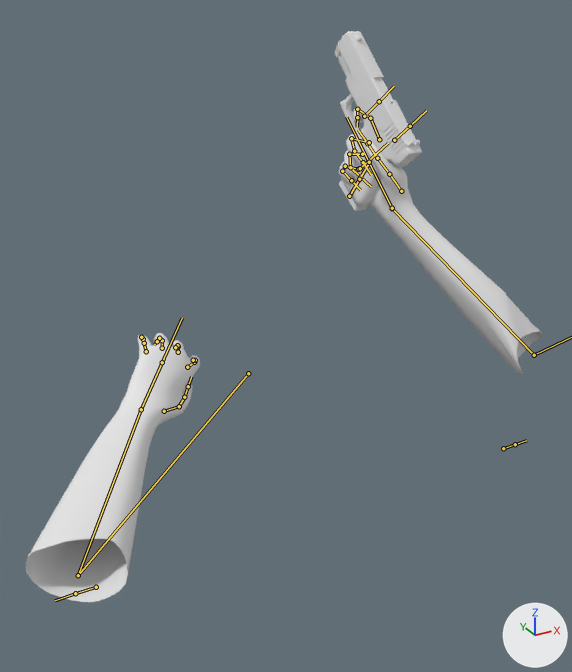
One commit to the FBX model Broken Dreams/Assets/3D Models/Weapons/G17/handgun.fbx: the scene before it, then after it.
Camera for both pictures: a 50 mm lens placed at (-19.7, -44.6, 29.3), pointed at (1.6, -5.9, 10.0). Arrows for +X, +Y and +Z are at lower right; the lights stay in place. Both versions are drawn at frame 740 of the action 'handsrig|handsrigAction'; the numbers are the values there. The bones that bend it are drawn over the model as lines.

Names of what the first picture shows: 'Cube', 'G17_Body', 'G17_Mag', 'G17_Slide'.
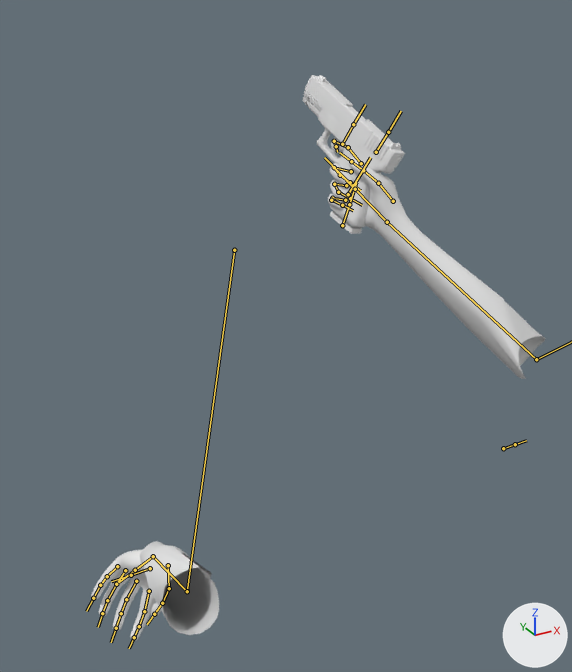
Pixel boxes (x1, y1, x2, y2) of what changed, in the pictures (572 x 672 px):
'Cube', posed (12% narrower): before (25, 106, 543, 602); after (91, 137, 546, 641)
'G17_Body', posed (18% wider, 15% shorter): before (335, 45, 418, 207); after (303, 90, 401, 228)
'G17_Slide', posed (19% wider, 30% shorter): before (338, 31, 422, 164); after (305, 75, 405, 168)
'G17_Mag', posed: before (339, 180, 366, 211); after (330, 211, 362, 234)
'G17_Trigger', posed: before (358, 116, 364, 122); after (331, 142, 344, 152)
bone 'forearm.L.001', root to tip: before (534, 355) to (392, 208); after (536, 359) to (387, 222)
bone 'hand.L', root to tip: before (392, 208) to (356, 137); after (387, 222) to (337, 171)
bone 'forearm.R', root to tip: before (248, 373) to (78, 575); after (234, 250) to (187, 591)
bone 'forearm.R.001', root to tip: before (78, 575) to (141, 409); after (187, 591) to (153, 556)
bone 'hand.R', root to tip: before (141, 409) to (164, 358); after (153, 556) to (133, 571)
bone 'fi1.R', root to tip: before (187, 367) to (194, 362); after (149, 591) to (144, 611)
bone 'fm1.R', root to tip: before (178, 352) to (178, 346); after (136, 581) to (126, 599)
bone 'fr1.R', root to tip: before (162, 348) to (162, 340); after (125, 570) to (116, 584)

Patch to the scene script:
```diff
--- a/Broken Dreams/Assets/3D Models/Weapons/G17/handgun.fbx.py
+++ b/Broken Dreams/Assets/3D Models/Weapons/G17/handgun.fbx.py
@@ bone_forearm_l @@
 bone_forearm_l = bpy.data.objects['handsrig'].pose.bones['forearm.L']
-bone_forearm_l.rotation_quaternion = (0.995, 0.043, 0.056, -0.067)  # degrees (5, 7, -7)
+bone_forearm_l.rotation_quaternion = (0.996, 0.033, 0.052, -0.068)  # degrees (3, 6, -8)
@@ bone_forearm_l_001 @@
 bone_forearm_l_001 = bpy.data.objects['handsrig'].pose.bones['forearm.L.001']  # child of 'forearm.L'
-bone_forearm_l_001.rotation_quaternion = (0.728, 0.339, 0.317, 0.505)  # degrees (55, 7, 73)
+bone_forearm_l_001.rotation_quaternion = (0.746, 0.322, 0.32, 0.488)  # degrees (53, 9, 71)
@@ bone_hand_l @@
 bone_hand_l = bpy.data.objects['handsrig'].pose.bones['hand.L']  # child of 'forearm.L.001'
-bone_hand_l.rotation_quaternion = (0.954, -0.01, 0.301, -0.013)  # degrees (-2, 35, -2)
+bone_hand_l.rotation_quaternion = (0.908, -0.046, 0.388, -0.153)  # degrees (-16, 44, -26)
@@ bone_forearm_r @@
 bone_forearm_r = bpy.data.objects['handsrig'].pose.bones['forearm.R']
-bone_forearm_r.location = (3.71, 0.09, -0.03)
-bone_forearm_r.rotation_quaternion = (0.987, -0.084, -0.017, 0.138)  # degrees (-10, -1, 16)
+bone_forearm_r.location = (8.51, 8.38, 7.86)
+bone_forearm_r.rotation_quaternion = (0.884, -0.443, 0.005, 0.148)  # degrees (-52, 8, 15)
@@ bone_forearm_r_001 @@
 bone_forearm_r_001 = bpy.data.objects['handsrig'].pose.bones['forearm.R.001']  # child of 'forearm.R'
-bone_forearm_r_001.rotation_quaternion = (0.85, 0.349, -0.033, -0.394)  # degrees (39, 13, -45)
+bone_forearm_r_001.rotation_quaternion = (0.535, 0.126, -0.697, -0.46)  # degrees (90, -39, -121)
@@ bone_hand_r @@
 bone_hand_r = bpy.data.objects['handsrig'].pose.bones['hand.R']  # child of 'forearm.R.001'
-bone_hand_r.rotation_quaternion = (0.936, 0.095, 0.313, -0.131)  # degrees (7, 38, -14)
+bone_hand_r.rotation_quaternion = (0.304, -0.091, 0.946, 0.06)  # degrees (-4, 144, 10)
@@ bone_fi1_r @@
 bone_fi1_r = bpy.data.objects['handsrig'].pose.bones['fi1.R']  # child of 'hand.R'
-bone_fi1_r.rotation_quaternion = (0.925, -0.38, 0.001, 0.02)  # degrees (-45, 1, 2)
+bone_fi1_r.rotation_quaternion = (0.911, -0.412, 0.0, 0.017)  # degrees (-49, 1, 2)
@@ bone_fm1_r @@
 bone_fm1_r = bpy.data.objects['handsrig'].pose.bones['fm1.R']  # child of 'hand.R'
-bone_fm1_r.rotation_quaternion = (0.903, -0.429, 0.0, 0.0)  # degrees (-51, 0, 0)
+bone_fm1_r.rotation_quaternion = (0.887, -0.461, 0.0, 0.0)  # degrees (-55, 0, 0)
@@ bone_fr1_r @@
 bone_fr1_r = bpy.data.objects['handsrig'].pose.bones['fr1.R']  # child of 'hand.R'
-bone_fr1_r.rotation_quaternion = (0.93, -0.369, 0.0, 0.0)  # degrees (-43, 0, 0)
+bone_fr1_r.rotation_quaternion = (0.919, -0.395, 0.0, 0.0)  # degrees (-47, 0, 0)
```
